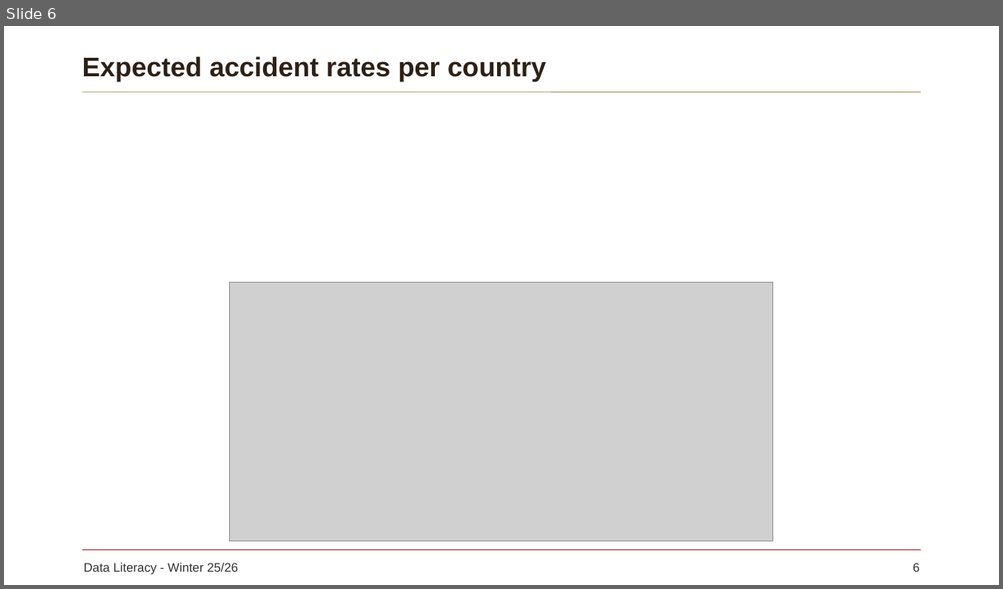
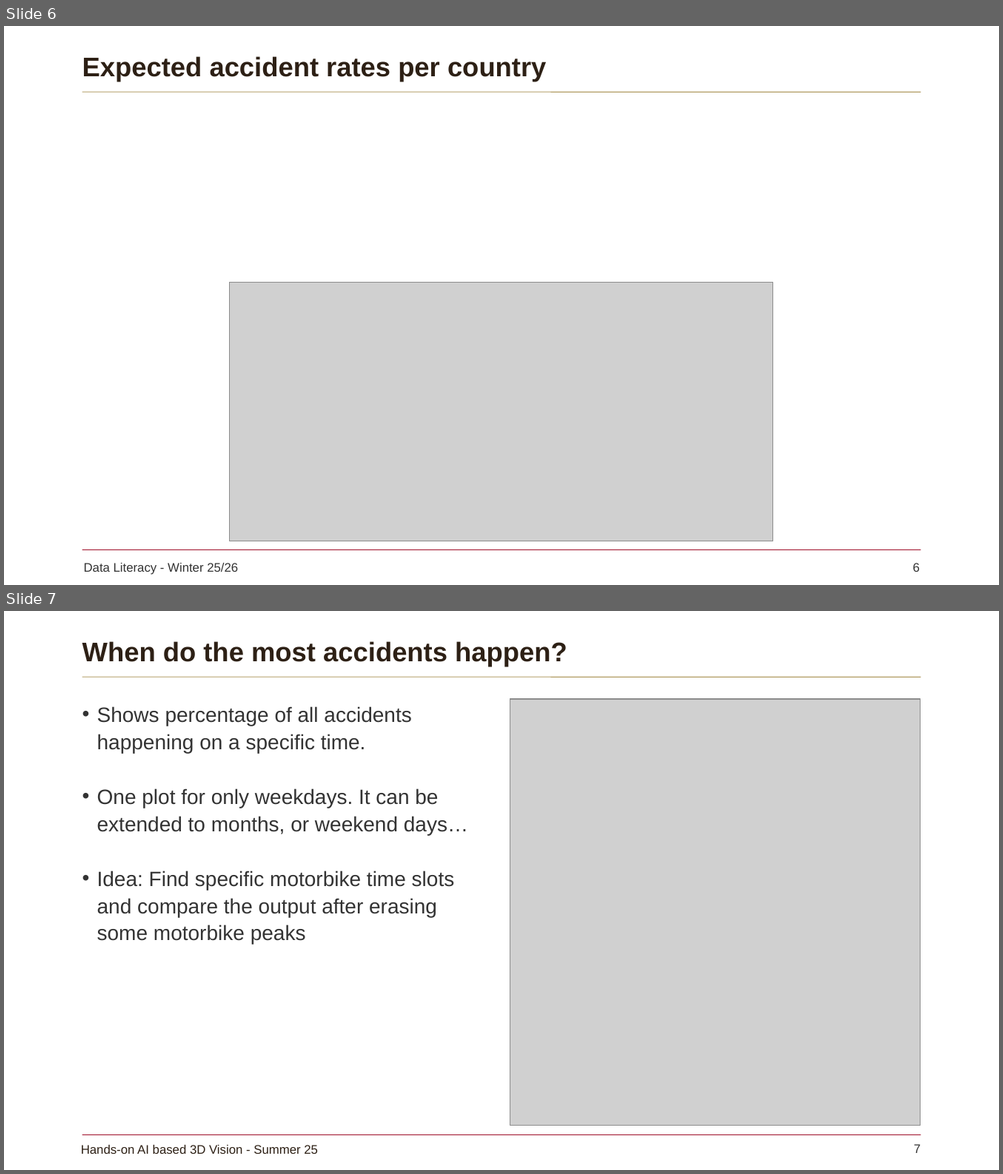
Before and after one commit to d2stcjm4qk-alt/data-lit-project, a slide deck: midterm_presentation.pptx. Shown one above the other, each under a label of ours: slide 6 before the commit, slides 6 and 7 after it. The pictures are 1003x589 and 1003x1174 pixels, drawn with LibreOffice and Linux fonts; fonts in the diff are those of the drawing; grey boxes stand for pictures; background and template pictures are left out. Boxes give left, top, right and bottom in pixels: in the first picture for what was removed or moved away, otherwise in the second. Text is boxed around its words. In the diff, an @@ line names an element or a change of style, - is before the commit and + after.

Commit message:
Update midterm_presentation.pptx
Extended our presentation

```diff
--- a/midterm_presentation.pptx
+++ b/midterm_presentation.pptx
@@ slide 7 added at (4, 611, 999, 1170), background #FFFFFF; not listed: 2 template elements that a slide beside it also shows @@
@@ title added at (82, 641, 567, 667), 26 pt, text #2D2015, bold @@
+When do the most accidents happen?
@@ picture added at (510, 699, 919, 1126) @@
@@ text added at (97, 706, 468, 945), 20 pt, text #333333 @@
+• Shows percentage of all accidents happening on a specific time.
+• One plot for only weekdays. It can be extended to months, or weekend days…
+• Idea: Find specific motorbike time slots and compare the output after erasing some motorbike peaks
@@ text added at (81, 1145, 318, 1154), 12 pt, text #2D2015 @@
+Hands-on AI based 3D Vision - Summer 25
@@ page number added at (913, 1145, 920, 1153), 12 pt, text #333333 @@
+7
```
Also in this commit, not shown: 2 other slides added.
